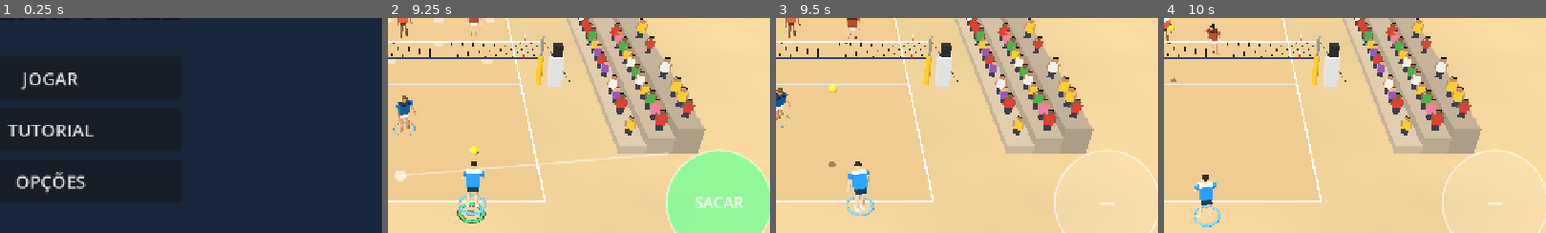
Above: before the commit, frames 1-4 (left to right).
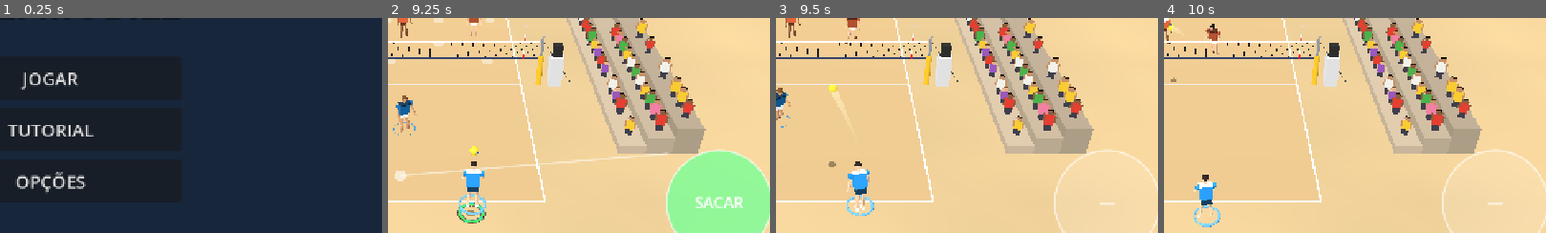
Above: after the commit, the same moments.

Repository: viniciolimadev/v-slash
Game: Godot game, scene res://scenes/app.tscn
Two runs of this game, one before a commit and one after it. Both use one fixed random seed, a clock stepped at 60 frames per second and the inputs below.
Inputs (mouse positions are % of the whole screen's width and height, from its top left):
- Up to frame 1 (0.25 s): no input
- Up to frame 2 (9.25 s): click "JOGAR" at 0.5 s; click "1v1" at 1.25 s; click "2v2" at 2 s; click "FÁCIL · 0V 0D" at 2.75 s; click "PULAR" at 3.5 s; click "II" at 4.25 s; click "REINICIAR" at 5 s; click "POR BAIXO" at 5.75 s; click "FLUTUANTE" at 6.5 s; click "VIAGEM" at 7.25 s; tap Enter at 8 s; move the mouse to (45, 70) at 8.02 s; hold W (move_up) 8.03-8.75 s; tap J at 8.1 s; click (45, 70) at 8.17 s; tap Space at 8.27 s; drag from (80, 65) to (45, 70) at 8.77 s
- Up to frame 3 (9.5 s): no input
- Up to frame 4 (10 s): move the mouse to (20, 35) at 9.52 s; hold A (move_left) from 9.53 s (still down); tap J at 9.6 s
The pictures show only the part of the screen within x 43-93%, y 33-83%; the shares and areas given below are measured in that part.

Frames 1-2 are identical in both runs. In frame 3, 0.1% of the frame differs, in the area x 14-18%, y 33-40%; in frame 4, less than 0.1%.

Commit message:
View: ball trail, sand bursts, perfect glow and camera shake (F4 · 4.5)
Fx listens to Game signals: a camera-facing ribbon trails spikes and
jump serves, pooled CPUParticles3D throw sand where the ball lands and
on dives, a perfect touch flashes a ring on the floor and punches the
HUD popup, and CameraFx shakes via h/v_offset (SHAKE_TIME 0.12 s,
SHAKE_AMP 0.12 m scaled by ball speed and quality) so framing stays.

Test: _test_fx (2 min bot x bot: 15/15 spikes trail and shake, 28
perfect glows, sand on every landing, camera transform untouched).

Diff:
--- a/scripts/core/tuning.gd
+++ b/scripts/core/tuning.gd
@@ -13,6 +13,8 @@
 
 # --- Visual (Fase 4) ---
 const USE_MODEL_VIEWS := true      # false = formas simples das Fases 0–3 (PlayerViewSimple, quadra lisa)
+const SHAKE_TIME := 0.12           # s de tremor da câmera na cortada / saque viagem
+const SHAKE_AMP := 0.12            # m de tremor com o golpe mais forte (perfeito, velocidade máxima)
 
 # --- Partida ---
 const SET_POINTS := 15
--- a/scripts/main.gd
+++ b/scripts/main.gd
@@ -27,6 +27,7 @@
 var markers: Markers
 var cam: Camera3D
 var court_view: CourtView = null    # praia (Fase 4); null com --no-views ou USE_MODEL_VIEWS = false
+var fx: Fx = null                   # efeitos (rastro, areia, brilho, tremor); null com --no-views
 var stats := MatchStats.new()
 var pause_menu: PauseMenu
 var tutorial: TutorialDirector = null
@@ -181,6 +182,9 @@
 	var bv := BallView.new()
 	ball.add_child(bv)
 	bv.bind(ball)
+	fx = Fx.new()
+	add_child(fx)
+	fx.bind(game, cam)
 
 
 ## Primeira partida 2v2: faixa explicando a troca de controle (uma vez por save).
@@ -298,14 +302,15 @@
 func _on_served(p: Player, _kind: int, grade: String) -> void:
 	# saque com timing mostra a nota como os outros toques; por baixo não tem nota
 	if p == _me() and grade != "SAQUE":
-		hud.popup(grade, Color(0.45, 1.0, 0.55) if grade == "PERFEITO!" else Color(1.0, 0.95, 0.65))
+		var perfect := grade == "PERFEITO!"
+		hud.popup(grade, Color(0.45, 1.0, 0.55) if perfect else Color(1.0, 0.95, 0.65), perfect)
 
 
 func _on_touch(p: Player, grade: String, quality: float) -> void:
 	if p != _me() or grade == "SAQUE":
 		return
 	var perfect := quality >= 1.0
-	hud.popup(grade, Color(0.45, 1.0, 0.55) if perfect else Color(1.0, 0.95, 0.65))
+	hud.popup(grade, Color(0.45, 1.0, 0.55) if perfect else Color(1.0, 0.95, 0.65), perfect)
 	if config.vibration and OS.has_feature("mobile"):
 		Input.vibrate_handheld(45 if perfect else 20)
 
--- a/scripts/ui/hud.gd
+++ b/scripts/ui/hud.gd
@@ -125,13 +125,17 @@
 	_level_btn.text = "Bot: " + level_text
 
 
-## Feedback rápido do toque (PERFEITO!, BOM, CEDO, LONGE...).
-func popup(text: String, color: Color) -> void:
+## Feedback rápido do toque (PERFEITO!, BOM, CEDO, LONGE...). punch = entra grande (PERFEITO).
+func popup(text: String, color: Color, punch := false) -> void:
 	_popup.text = text
 	_popup.modulate = color
 	if _popup_tw != null and _popup_tw.is_valid():
 		_popup_tw.kill()
+	_popup.pivot_offset = _popup.size * 0.5
+	_popup.scale = Vector2.ONE * (1.6 if punch else 1.0)
 	_popup_tw = create_tween()
+	if punch:
+		_popup_tw.tween_property(_popup, "scale", Vector2.ONE, 0.18).set_trans(Tween.TRANS_BACK).set_ease(Tween.EASE_OUT)
 	_popup_tw.tween_interval(0.45)
 	_popup_tw.tween_property(_popup, "modulate:a", 0.0, 0.35)
 
--- /dev/null
+++ b/scripts/view/camera_fx.gd
@@ -0,0 +1,33 @@
+class_name CameraFx
+extends Node
+## Tremor leve da câmera no ataque forte (RF-4.06). Mexe só em h_offset/v_offset:
+## o enquadramento (transform da câmera) não muda.
+
+var cam: Camera3D
+var amp := 0.0                      # m de deslocamento no começo do tremor
+
+var _t := 0.0
+var _rng := RandomNumberGenerator.new()
+
+
+func _init(p_cam: Camera3D) -> void:
+	cam = p_cam
+	_rng.seed = 3
+
+
+## strength 0..1 (força do golpe); o tremor dura Tuning.SHAKE_TIME.
+func shake(strength: float) -> void:
+	amp = maxf(amp * _t / Tuning.SHAKE_TIME, Tuning.SHAKE_AMP * clampf(strength, 0.0, 1.0))
+	_t = Tuning.SHAKE_TIME
+
+
+func _process(delta: float) -> void:
+	if _t <= 0.0:
+		return
+	_t = maxf(_t - delta, 0.0)
+	var k := amp * _t / Tuning.SHAKE_TIME
+	cam.h_offset = _rng.randf_range(-k, k)
+	cam.v_offset = _rng.randf_range(-k, k)
+	if _t == 0.0:
+		cam.h_offset = 0.0
+		cam.v_offset = 0.0
--- /dev/null
+++ b/scripts/view/fx.gd
@@ -0,0 +1,161 @@
+class_name Fx
+extends Node3D
+## Efeitos da partida (RF-4.06): rastro da cortada e do saque viagem, areia quando a bola cai
+## e no peixinho, brilho no chão no toque PERFEITO e tremor de câmera no ataque forte.
+## Só observa os sinais do Game.
+
+const TRAIL_LEN := 14               # posições guardadas do rastro (≈ 0,23 s a 60 fps)
+
+var game: Game
+var camera_fx: CameraFx
+var trail_on := false
+var bursts := 0                     # quantos brilhos de PERFEITO já saíram (testes)
+
+var _trail: MeshInstance3D
+var _im: ImmediateMesh
+var _points: Array[Vector3] = []
+var _sand: Array[CPUParticles3D] = []
+var _sand_next := 0
+var _glow: MeshInstance3D
+var _glow_mat: StandardMaterial3D
+var _glow_tw: Tween
+
+
+func bind(g: Game, cam: Camera3D) -> void:
+	game = g
+	camera_fx = CameraFx.new(cam)
+	add_child(camera_fx)
+	_im = ImmediateMesh.new()
+	_trail = MeshInstance3D.new()
+	_trail.mesh = _im
+	var tm := StandardMaterial3D.new()
+	tm.shading_mode = BaseMaterial3D.SHADING_MODE_UNSHADED
+	tm.vertex_color_use_as_albedo = true
+	tm.transparency = BaseMaterial3D.TRANSPARENCY_ALPHA
+	tm.cull_mode = BaseMaterial3D.CULL_DISABLED
+	_trail.material_override = tm
+	add_child(_trail)
+	for _i in 3:
+		_sand.append(_make_sand())
+	_glow_mat = StandardMaterial3D.new()
+	_glow_mat.shading_mode = BaseMaterial3D.SHADING_MODE_UNSHADED
+	_glow_mat.transparency = BaseMaterial3D.TRANSPARENCY_ALPHA
+	_glow_mat.albedo_color = Color(0.5, 1.0, 0.6, 0.0)
+	var ring := TorusMesh.new()
+	ring.inner_radius = 0.45
+	ring.outer_radius = 0.6
+	ring.rings = 32
+	ring.ring_segments = 4
+	_glow = MeshInstance3D.new()
+	_glow.mesh = ring
+	_glow.material_override = _glow_mat
+	_glow.visible = false
+	add_child(_glow)
+	g.touch_made.connect(_on_touch)
+	g.ball_event.connect(_on_ball_event)
+	g.action_used.connect(func(p: Player, act: int) -> void:
+		if act == Game.Act.DIVE:
+			sand_at(p.position, 0.8))
+
+
+func _process(_delta: float) -> void:
+	var b := game.ball
+	if trail_on and b.mode == Ball.Mode.FLYING:
+		_points.push_front(b.position)
+		if _points.size() > TRAIL_LEN:
+			_points.pop_back()
+	elif not _points.is_empty():
+		_points.pop_back()              # some aos poucos quando o rastro desliga
+		trail_on = false
+	_draw_trail()
+
+
+func _on_touch(p: Player, _grade: String, q: float) -> void:
+	var kind := game.last_kind
+	var jump_serve := kind == Game.Act.SERVE and game.serve_type[p.team] == ServeType.Kind.JUMP
+	trail_on = kind == Game.Act.ATTACK or jump_serve
+	_points.clear()
+	if trail_on:
+		var speed := game.ball.sim.vel.length() / Tuning.ATTACK_SPEED_MAX
+		camera_fx.shake(speed * q)
+	if q >= 1.0 and kind != Game.Act.SERVE:
+		_perfect_glow(p.position)
+
+
+func _on_ball_event(kind: int, pos: Vector3) -> void:
+	if kind == BallSim.Ev.LAND:
+		sand_at(pos, 1.0)
+		trail_on = false
+
+
+## Nuvem de areia no chão (pool de emissores: eventos seguidos não cortam o anterior).
+func sand_at(pos: Vector3, amount: float) -> void:
+	var e := _sand[_sand_next]
+	_sand_next = (_sand_next + 1) % _sand.size()
+	e.position = Vector3(pos.x, 0.05, pos.z)
+	e.initial_velocity_max = 2.6 * clampf(amount, 0.5, 1.0)
+	e.restart()
+
+
+func _perfect_glow(at: Vector3) -> void:
+	bursts += 1
+	_glow.visible = true
+	_glow.position = Vector3(at.x, 0.06, at.z)
+	_glow.scale = Vector3.ONE * 0.6
+	_glow_mat.albedo_color = Color(0.5, 1.0, 0.6, 0.9)
+	if _glow_tw != null and _glow_tw.is_valid():
+		_glow_tw.kill()
+	_glow_tw = create_tween().set_parallel()
+	_glow_tw.tween_property(_glow, "scale", Vector3(2.2, 1.0, 2.2), 0.35).set_ease(Tween.EASE_OUT)
+	_glow_tw.tween_property(_glow_mat, "albedo_color:a", 0.0, 0.35)
+	_glow_tw.chain().tween_callback(func() -> void: _glow.visible = false)
+
+
+## Fita virada para a câmera atrás da bola, afinando e sumindo na ponta.
+func _draw_trail() -> void:
+	_im.clear_surfaces()
+	if _points.size() < 2:
+		return
+	var cam := get_viewport().get_camera_3d()
+	var eye := cam.global_position if cam != null else Vector3(0.0, 14.0, 21.0)
+	_im.surface_begin(Mesh.PRIMITIVE_TRIANGLE_STRIP)
+	for i in _points.size():
+		var p := _points[i]
+		var nxt := _points[mini(i + 1, _points.size() - 1)]
+		var prv := _points[maxi(i - 1, 0)]
+		var dir := (prv - nxt).normalized()
+		var side := dir.cross(eye - p).normalized()
+		var k := 1.0 - float(i) / float(_points.size() - 1)
+		var half := Tuning.BALL_RADIUS * 0.9 * k
+		var c := Color(1.0, 0.95, 0.75, 0.75 * k)
+		_im.surface_set_color(c)
+		_im.surface_add_vertex(p + side * half)
+		_im.surface_set_color(c)
+		_im.surface_add_vertex(p - side * half)
+	_im.surface_end()
+
+
+func _make_sand() -> CPUParticles3D:
+	var e := CPUParticles3D.new()
+	e.emitting = false
+	e.one_shot = true
+	e.amount = 18
+	e.lifetime = 0.6
+	e.explosiveness = 0.95
+	e.direction = Vector3.UP
+	e.spread = 60.0
+	e.initial_velocity_min = 1.2
+	e.initial_velocity_max = 2.6
+	e.gravity = Vector3(0.0, -9.0, 0.0)
+	e.scale_amount_min = 0.6
+	e.scale_amount_max = 1.2
+	var q := QuadMesh.new()
+	q.size = Vector2(0.09, 0.09)
+	var m := StandardMaterial3D.new()
+	m.shading_mode = BaseMaterial3D.SHADING_MODE_UNSHADED
+	m.billboard_mode = BaseMaterial3D.BILLBOARD_PARTICLES
+	m.albedo_color = Color(0.85, 0.74, 0.55)
+	q.material = m
+	e.mesh = q
+	add_child(e)
+	return e
--- a/tests/run_tests.gd
+++ b/tests/run_tests.gd
@@ -20,6 +20,8 @@
 	_test_views_do_not_change_logic()
 	print("== animação sincronizada com o contato ==")
 	_test_anim_sync()
+	print("== efeitos ==")
+	_test_fx()
 	print("== câmera (enquadramento) ==")
 	_test_camera()
 	print("== bot x bot (20 min simulados) ==")
@@ -235,6 +237,33 @@
 			"toque cedo move o contato do clipe para o instante real")
 	var naive := AnimTable.distance(AnimTable.sample("set", 0.3 - 7 * DT), AnimTable.sample("set", 0.3))
 	_check(jump < 10.0 and naive > 30.0, "e a pose não salta: %.1f° no quadro da correção (sem mistura: %.1f°)" % [jump, naive])
+	_free_main(main)
+
+
+func _test_fx() -> void:
+	var main := _make_main(true)
+	var game: Game = main.get("game")
+	var fx: Fx = main.get("fx")
+	var cam: Camera3D = main.get("cam")
+	var rest := cam.global_transform
+	var seen := {"attack_trail": 0, "attacks": 0, "shake": 0, "sand": 0}
+	game.touch_made.connect(func(_p: Player, _g: String, _q: float) -> void:
+		if game.last_kind == Game.Act.ATTACK:
+			seen["attacks"] += 1
+			if fx.trail_on:
+				seen["attack_trail"] += 1
+			if fx.camera_fx.amp > 0.0:
+				seen["shake"] += 1)
+	game.ball_event.connect(func(kind: int, _pos: Vector3) -> void:
+		if kind == BallSim.Ev.LAND:
+			seen["sand"] += 1)
+	for _i in int(120.0 / DT):
+		game.tick(DT)
+	print("  %s  brilhos de PERFEITO=%d" % [seen, fx.bursts])
+	_check(seen["attacks"] > 0 and seen["attack_trail"] == seen["attacks"], "toda cortada liga o rastro")
+	_check(seen["shake"] > 0 and fx.camera_fx.amp <= Tuning.SHAKE_AMP, "cortada treme a câmera (até SHAKE_AMP)")
+	_check(fx.bursts > 0 and seen["sand"] > 0, "PERFEITO brilha no chão e a bola levanta areia")
+	_check(cam.global_transform == rest, "o tremor não mexe no enquadramento (só h/v_offset)")
 	_free_main(main)
 
 
Not shown, added: scripts/view/camera_fx.gd.uid
Not shown, added: scripts/view/fx.gd.uid
